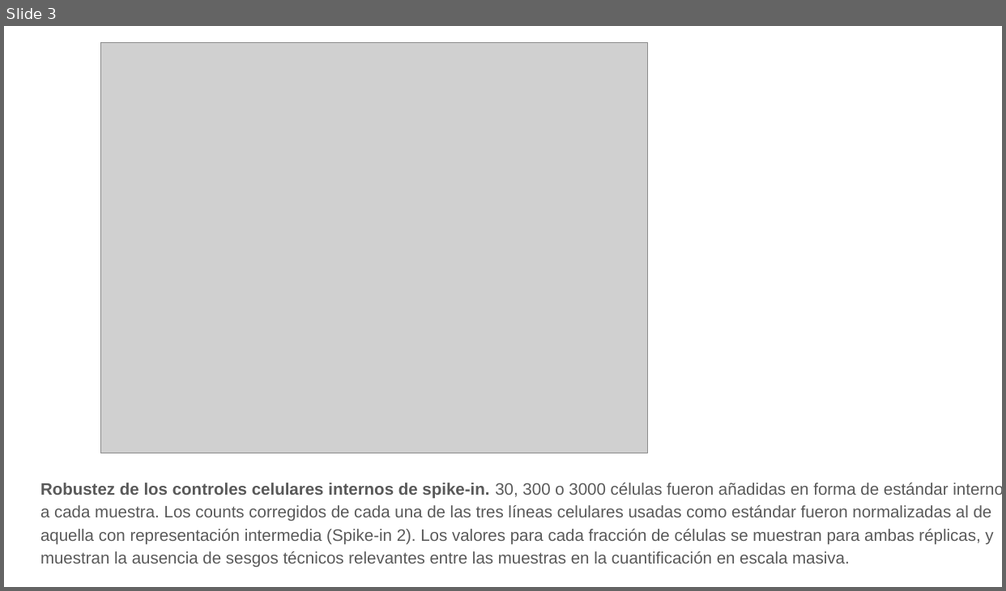
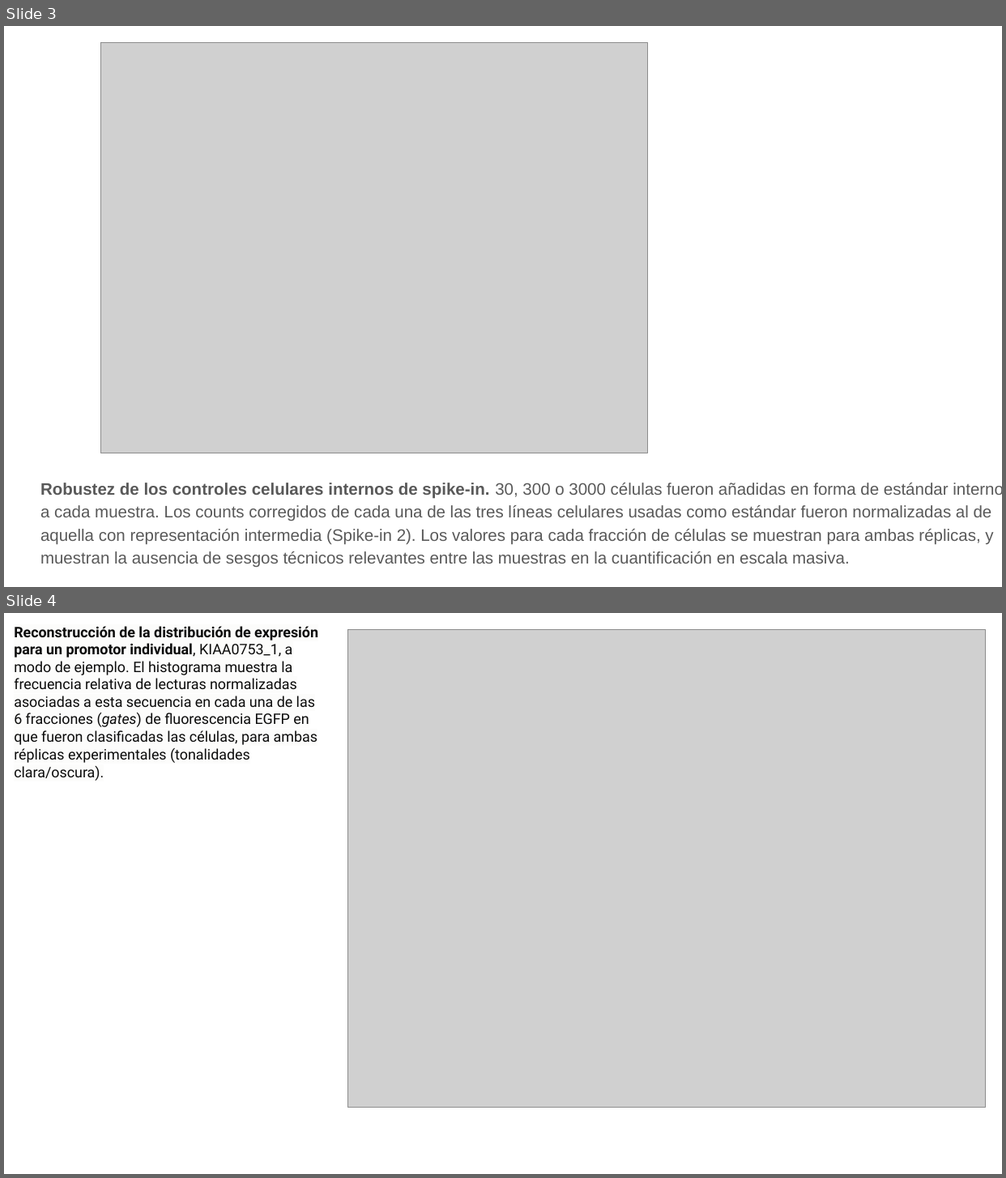
Before and after one commit to martin-iungman/TesisDoc, a slide deck: docs/Fig R1.pptx. Shown one above the other, each under a label of ours: slide 3 before the commit, slides 3 and 4 after it. The pictures are 1006x591 and 1006x1178 pixels, drawn with LibreOffice and Linux fonts; fonts in the diff are those of the drawing; grey boxes stand for pictures. Boxes give left, top, right and bottom in pixels: in the first picture for what was removed or moved away, otherwise in the second. Text is boxed around its words. In the diff, an @@ line names an element or a change of style, - is before the commit and + after.

```diff
--- a/docs/Fig R1.pptx
+++ b/docs/Fig R1.pptx
@@ slide 4 added at [4,613,1002,1174], background #FFFFFF @@
@@ text added at [14,626,318,781], 10.5 pt, text #0B0B0B @@
+Reconstrucción de la distribución de expresión para un promotor individual, KIAA0753_1, a modo de ejemplo. El histograma muestra la frecuencia relativa de lecturas normalizadas asociadas a esta secuencia en cada una de las 6 fracciones (gates) de fluorescencia EGFP en que fueron clasificadas las células, para ambas réplicas experimentales (tonalidades clara/oscura).
@@ picture added at [348,630,986,1108] @@
```
Also in this commit, not shown: 2 slides changed, 1 other slide added, 3 other files.
